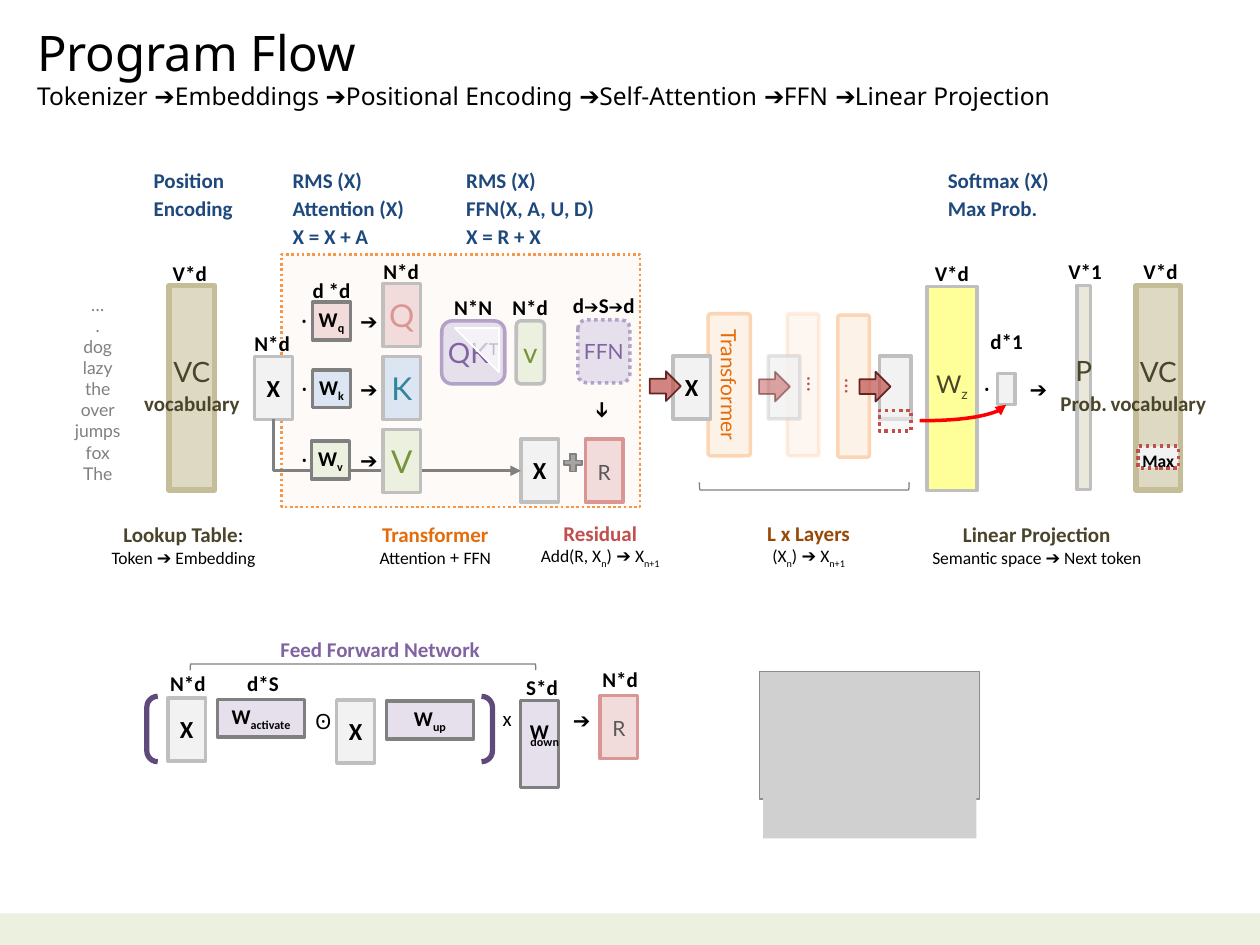
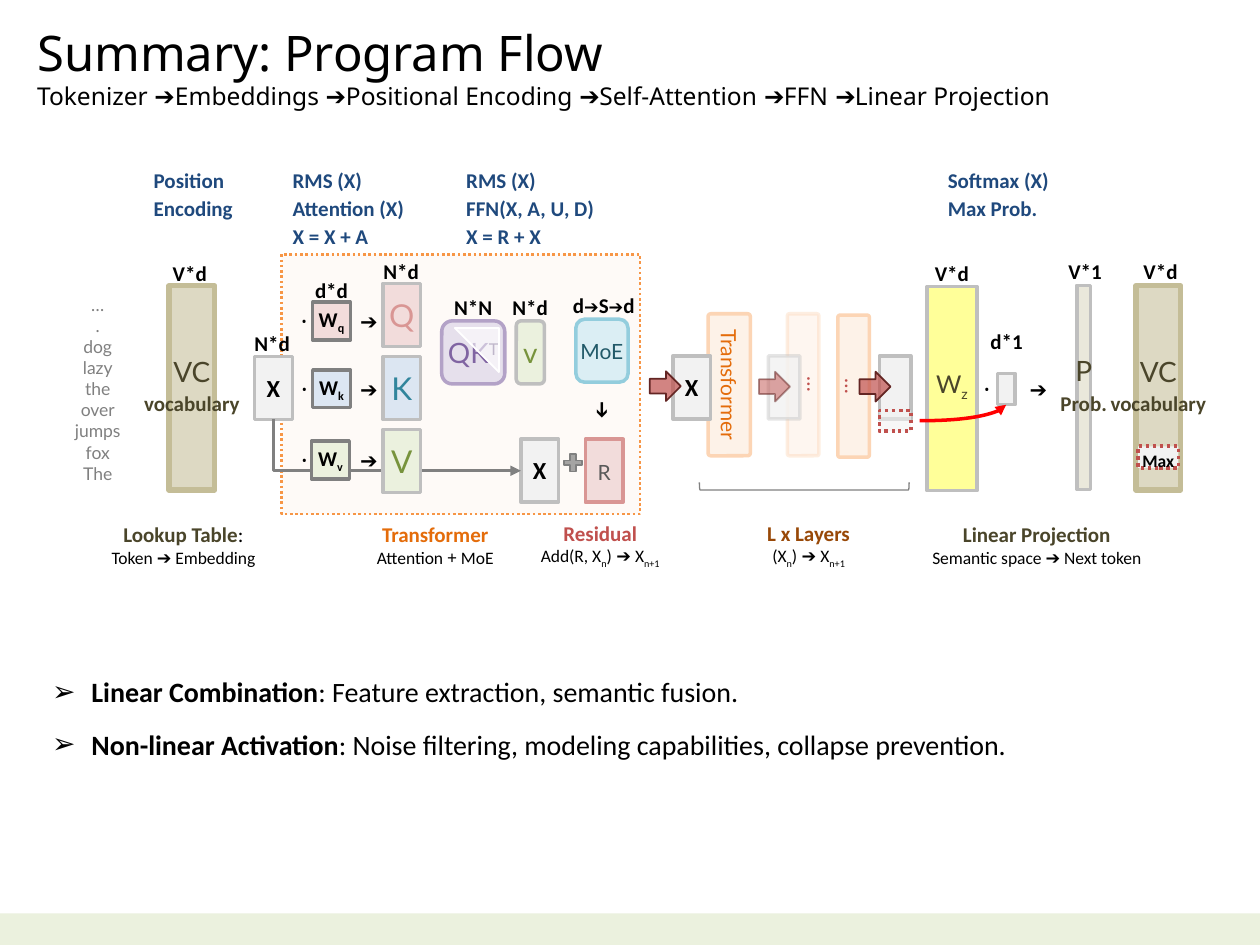
Before and after one commit to navibator/crazy-ai, a slide deck: slide 16 of ai-gemma.pptx (slide 11 before the commit). Drawn at 1260x945 pixels with LibreOffice and Linux fonts; fonts in the diff are those of the drawing; grey boxes stand for pictures. Boxes give left, top, right and bottom in pixels: in the first picture for what was removed or moved away, otherwise in the second. Text is boxed around its words. In the diff, an @@ line names an element or a change of style, - is before the commit and + after.

```diff
--- a/ai-gemma.pptx
+++ b/ai-gemma.pptx
@@ text at (37, 33, 603, 83): text changed @@
-Program Flow
+Summary: Program Flow
@@ rectangle: place and size @@
-rectangle at (282, 255, 640, 508)
+rectangle at (282, 255, 640, 514)
@@ text at (315, 283, 348, 304): spaces changed @@
-d *d
+d*d
@@ rounded rectangle added at (576, 319, 627, 382), fill #DBEEF4, outline #93CDDD 2 pt, 12 pt, text #215968 @@
+MoE
@@ rounded rectangle removed at (578, 320, 630, 383) @@
-FFN
@@ text at (377, 552, 494, 564): text changed @@
-Attention + FFN
+Attention + MoE
@@ text removed at (280, 642, 480, 664) @@
-Feed Forward Network
@@ text added at (91, 682, 1005, 760), 16 pt, text #000000 @@
+➢ Linear Combination: Feature extraction, semantic fusion.
+➢ Non-linear Activation: Noise filtering, modeling capabilities, collapse prevention.
@@ left bracket removed at (191, 663, 536, 670) @@
@@ text removed at (602, 672, 637, 687) @@
-N*d
@@ picture removed at (760, 672, 979, 799) @@
@@ group removed at (147, 676, 559, 788): 5 rectangles, 5 texts, 1 bracket pair @@
-Wactivate
-X
-Wup
-X
-Ꙩ
-W
-down
-x
-N*d
-d*S
-S*d
@@ text removed at (570, 707, 595, 732) @@
-➔
@@ rectangle removed at (600, 696, 638, 759) @@
-R
@@ picture removed at (764, 794, 976, 838) @@
```
Also in this commit, not shown: 5 other slides changed, 1 slide added, 3 slides removed, 1 other file.
